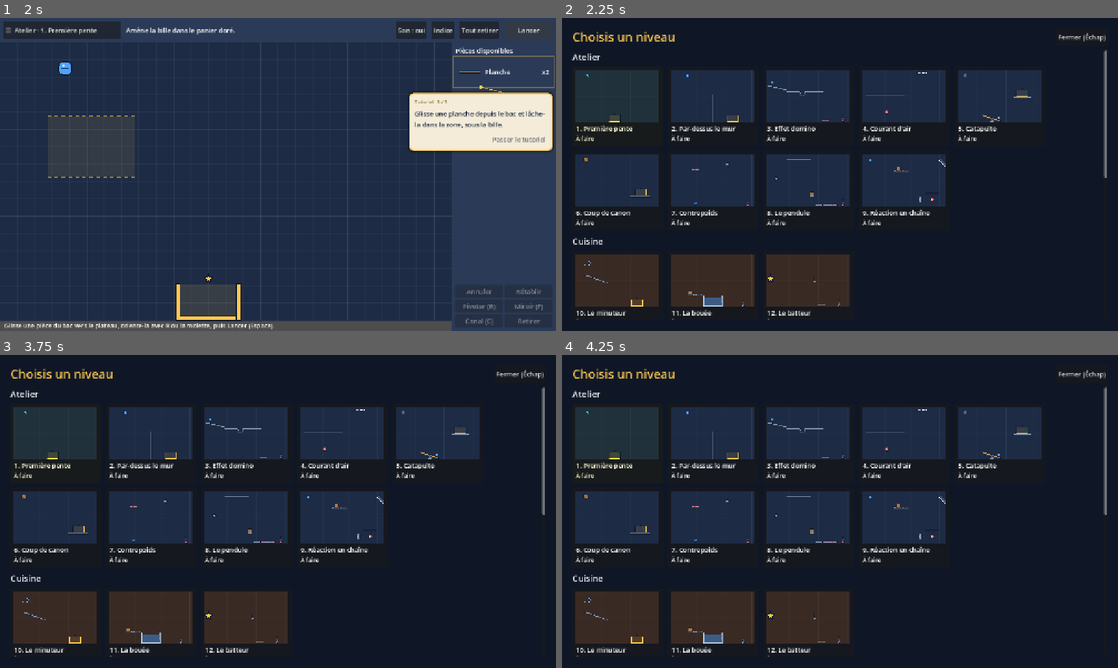
Above: before the commit, frames 1-4 (two rows, left to right).
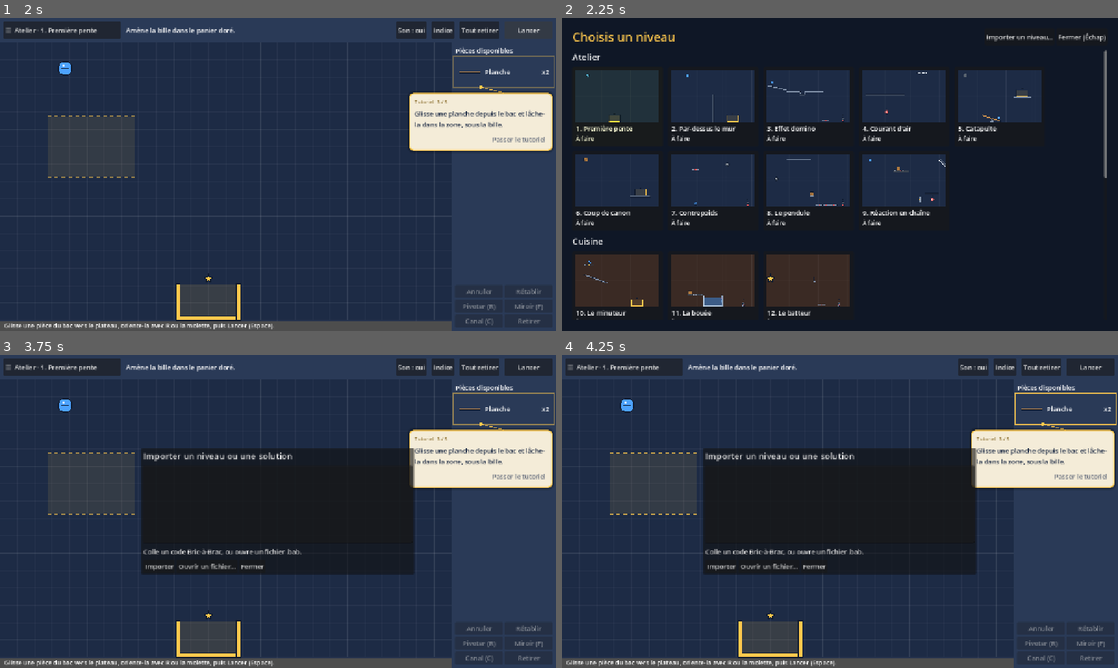
Above: after the commit, the same moments.

Repository: HackTechDev/bricabrac
Game: Godot game, scene res://scenes/main.tscn
Same seed, same stepped clock (60 frames per second), same inputs: the game is played once before the commit and once after it.
Inputs:
- Up to frame 1 (2 s): click "Lancer" at 0.5 s; click "Arrêter" at 1.25 s
- Up to frame 2 (2.25 s): click "☰ Atelier · 1. Première pente" at 2 s
- Up to frame 3 (3.75 s): click "Son : oui" at 2.75 s; click "Indice" at 3.5 s
- Up to frame 4 (4.25 s): no input

Frame 1 is identical in both runs. In frame 2, 0.1% of the frame differs, in the area x 76-89%, y 5-8%; in frame 3, 74%, in the area x 0-100%, y 0-100%; in frame 4, 74%.

Commit message:
Partage des niveaux et des solutions par code ou fichier
Co-Authored-By: Claude Opus 5.5 <noreply@anthropic.com>

Diff:
--- a/scripts/level_editor.gd
+++ b/scripts/level_editor.gd
@@ -9,6 +9,7 @@
 signal save_requested
 signal delete_requested
 signal reset_requested
+signal share_requested
 
 ## Identifiant du niveau personnel en cours d'édition ; vide pour un nouveau niveau.
 var custom_id := ""
@@ -52,6 +53,8 @@
 	new_button.pressed.connect(func() -> void: reset_requested.emit())
 	delete_button = _button(grid, "Supprimer", "Supprime ce niveau de « Mes niveaux ».")
 	delete_button.pressed.connect(func() -> void: delete_requested.emit())
+	var share_button := _button(self, "Partager le niveau…", "Code ou fichier à donner à d'autres joueurs. Le niveau doit être résolu.")
+	share_button.pressed.connect(func() -> void: share_requested.emit())
 	inventory_button.pressed.connect(open_inventory)
 	_build_dialog()
 
--- a/scripts/level_select.gd
+++ b/scripts/level_select.gd
@@ -4,6 +4,7 @@
 ## sont de vrais plateaux en miniature, rendus une seule fois à la première ouverture.
 
 signal chosen(index: int)
+signal import_requested
 
 const THUMB := Vector2(192, 118)
 const COLUMNS := 5
@@ -38,6 +39,13 @@
 	title.add_theme_color_override("font_color", Part.GOLD)
 	title.size_flags_horizontal = Control.SIZE_EXPAND_FILL
 	head.add_child(title)
+	var importer := Button.new()
+	importer.text = "Importer un niveau…"
+	importer.focus_mode = Control.FOCUS_NONE
+	importer.pressed.connect(func() -> void:
+		hide()
+		import_requested.emit())
+	head.add_child(importer)
 	var close := Button.new()
 	close.text = "Fermer (Échap)"
 	close.focus_mode = Control.FOCUS_NONE
--- a/scripts/main.gd
+++ b/scripts/main.gd
@@ -64,6 +64,9 @@
 var _wind_button: Button
 var _win_next: Button
 var _edit_button: Button
+var _share_solution: Button
+var share_dialog: ShareDialog
+var verifier: Verifier
 var _rope_preview: Line2D
 var _sound_button: Button
 var _mouse := Vector2.ZERO
@@ -102,6 +105,11 @@
 	tutorial.finished.connect(_on_tutorial_finished)
 	add_child(tutorial)
 	_build_win_overlay()
+	share_dialog = ShareDialog.new()
+	add_child(share_dialog)
+	share_dialog.import_requested.connect(import_code)
+	verifier = Verifier.new()
+	add_child(verifier)
 	_build_level_select()
 	editor.load_from(_editor_draft)
 	load_level(_first_unsolved())
@@ -127,6 +135,7 @@
 	add_child(_level_select)
 	_level_select.setup(levels)
 	_level_select.chosen.connect(load_level)
+	_level_select.import_requested.connect(func() -> void: share_dialog.show_import())
 
 
 func editor_index() -> int:
@@ -745,6 +754,7 @@
 	editor.save_requested.connect(_editor_save)
 	editor.delete_requested.connect(_editor_delete)
 	editor.reset_requested.connect(_editor_reset)
+	editor.share_requested.connect(_share_level)
 	editor.goal_button.pressed.connect(_toggle_goal)
 
 	col.add_child(HSeparator.new())
@@ -804,6 +814,10 @@
 	_win_next = Button.new()
 	_win_next.pressed.connect(func() -> void: load_level(_next_index()))
 	box.add_child(_win_next)
+	_share_solution = Button.new()
+	_share_solution.text = "Partager ma solution…"
+	_share_solution.pressed.connect(_share_my_solution)
+	box.add_child(_share_solution)
 	var again := Button.new()
 	again.text = "Revenir à l'atelier"
 	again.pressed.connect(toggle_run)
@@ -962,6 +976,7 @@
 	_refresh_level_picker()
 	board.sfx.play("win")
 	var next: Dictionary = levels[_next_index()]
+	_share_solution.visible = true
 	_win_next.text = "Ouvrir le bac à sable" if next.get("sandbox", false) \
 			else "Rejouer le premier niveau" if _next_index() == 0 else "Niveau suivant"
 	_win_overlay.show()
@@ -985,6 +1000,7 @@
 	_win_bonus.text = "Résolu ! Ton niveau peut se gagner avec %d pièce(s), en %s s.\nTu peux maintenant l'enregistrer et le partager." % [
 			board.placed.size(), String.num(board.elapsed, 1).replace(".", ",")]
 	board.sfx.play("win")
+	_share_solution.visible = false
 	_win_next.text = "Retour à l'éditeur"
 	_win_overlay.show()
 
@@ -1248,3 +1264,104 @@
 	editor.refresh()
 	_refresh_level_picker()
 	_refresh_controls()
+
+
+# --- Partage --------------------------------------------------------------------
+
+## Partage du niveau de l'éditeur : refusé tant que l'auteur ne l'a pas résolu.
+func _share_level() -> void:
+	if board.running:
+		return
+	var level: Variant = _editor_level(editor.custom_id if editor.custom_id != "" else "perso_%d" % int(Time.get_unix_time_from_system()))
+	if level is String:
+		_status.text = level
+		board.sfx.play("deny")
+		return
+	if not editor.is_proven(level):
+		_status.text = "Un niveau ne se partage qu'une fois résolu par son auteur : gagne-le d'abord avec « Essayer »."
+		board.sfx.play("deny")
+		return
+	if editor.name_edit.text.strip_edges() == "":
+		_status.text = "Donne un nom à ton niveau avant de le partager."
+		board.sfx.play("deny")
+		return
+	level.solution = editor.proof.solution
+	share_dialog.show_export("Partager « %s »" % level.name, Share.encode(Share.level_payload(level)), level.name)
+
+
+func _share_my_solution() -> void:
+	var level: Dictionary = levels[current]
+	share_dialog.show_export("Ma solution de « %s »" % level.name,
+			Share.encode(Share.solution_payload(level, board.layout())), "solution " + level.name)
+
+
+## Import d'un code collé ou lu dans un fichier : niveau (vérifié en rejouant sa solution) ou
+## solution d'un niveau existant.
+func import_code(code: String) -> void:
+	if verifier.busy:
+		return
+	var payload: Variant = Share.decode(code)
+	if payload is String:
+		share_dialog.message.text = payload
+		return
+	match payload.get("type", ""):
+		"level":
+			await _import_level(payload.get("level"))
+		"solution":
+			_import_solution(payload)
+		_:
+			share_dialog.message.text = "Code inconnu."
+
+
+func _import_level(raw: Variant) -> void:
+	var level: Variant = Share.clean_level(raw)
+	if level is String:
+		share_dialog.message.text = level
+		return
+	for other: Dictionary in custom_levels:
+		if LevelData.signature(other) == LevelData.signature(level):
+			share_dialog.message.text = "Ce niveau est déjà dans « Mes niveaux »."
+			return
+	share_dialog.message.text = "Vérification : la solution de l'auteur est rejouée…"
+	var reason: String = await verifier.verify(level)
+	if reason != "":
+		share_dialog.message.text = reason
+		return
+	var taken := {}
+	for other: Dictionary in levels:
+		taken[other.id] = true
+	if taken.has(level.id) or not level.id.begins_with("perso"):
+		level.id = "perso_%d" % absi(LevelData.signature(level))
+	level.merge({"world": "perso", "custom": true, "verified": true, "intro": level.goal_text,
+			"hint": "Niveau importé."}, true)
+	custom_levels.append(level)
+	_reload_level_list(func() -> int: return current)
+	share_dialog.hide()
+	for i in levels.size():
+		if levels[i].id == level.id:
+			load_level(i)
+	_status.text = "« %s » est importé dans « Mes niveaux ». À toi de le résoudre !" % level.name
+
+
+func _import_solution(payload: Dictionary) -> void:
+	var index := -1
+	for i in levels.size():
+		if levels[i].id == payload.get("level_id", ""):
+			index = i
+	if index < 0:
+		share_dialog.message.text = "Cette solution est pour un niveau que tu n'as pas."
+		return
+	if payload.get("signature", 0) != LevelData.signature(levels[index]):
+		share_dialog.message.text = "Cette solution est pour une autre version de ce niveau."
+		return
+	var layout: Variant = Share.clean_layout(payload.get("layout", []))
+	if layout == null:
+		share_dialog.message.text = "Solution illisible."
+		return
+	load_level(index)
+	board.clear_placed()
+	var dropped := board.restore_layout(layout)
+	_commit()
+	share_dialog.hide()
+	_status.text = "Solution chargée : lance la machine pour la voir." if dropped == 0 \
+			else "Solution chargée, sauf %d pièce(s) qui n'avaient pas leur place." % dropped
--- a/scripts/sfx.gd
+++ b/scripts/sfx.gd
@@ -8,6 +8,8 @@
 
 ## Nombre de demandes par son, y compris celles coupées par la limite de fréquence.
 var counts := {}
+## Plateau invisible (vérification d'un niveau importé) : aucun son.
+var silent := false
 
 static var _bank := {}
 
@@ -27,6 +29,8 @@
 
 func play(sound: String, volume := 1.0) -> void:
 	counts[sound] = counts.get(sound, 0) + 1
+	if silent:
+		return
 	var now := Time.get_ticks_msec()
 	if now - _last_played.get(sound, -1000) < MIN_INTERVAL_MS:
 		return
--- /dev/null
+++ b/scripts/share.gd
@@ -0,0 +1,142 @@
+class_name Share
+## Partage des niveaux et des solutions sous forme de code texte, à copier-coller ou à enregistrer
+## dans un fichier .bab. Le code est la sérialisation binaire de Godot (sans objets), compressée,
+## en base 64, précédée d'un préfixe de version.
+##
+## Tout ce qui est importé passe par `clean_level` ou `clean_layout` : seuls les champs connus, du
+## bon type et dans des bornes raisonnables sont gardés. Rien n'est exécuté.
+
+const PREFIX := "BAB1:"
+const MAX_BYTES := 262144
+const MAX_ENTRIES := 300
+const EXTENSION := "bab"
+
+## Champs admis dans une pièce, avec leur type.
+const FIELDS := {
+	"kind": TYPE_STRING, "id": TYPE_STRING, "pos": TYPE_VECTOR2, "rot": TYPE_FLOAT, "dir": TYPE_INT,
+	"channel": TYPE_INT, "len": TYPE_FLOAT, "slack": TYPE_FLOAT, "tension": TYPE_FLOAT,
+	"delay": TYPE_FLOAT, "goal": TYPE_BOOL, "locked": TYPE_BOOL, "from": TYPE_STRING,
+	"to": TYPE_STRING, "via": TYPE_ARRAY, "from_off": TYPE_VECTOR2, "to_off": TYPE_VECTOR2,
+	"vel": TYPE_VECTOR2,
+}
+
+
+static func encode(payload: Dictionary) -> String:
+	var raw := var_to_bytes(payload)
+	var packed := raw.compress(FileAccess.COMPRESSION_DEFLATE)
+	return PREFIX + Marshalls.raw_to_base64(packed)
+
+
+## Contenu d'un code, ou message d'erreur (String) s'il est illisible.
+static func decode(code: String) -> Variant:
+	var text := code.strip_edges().replace("\n", "").replace(" ", "")
+	if not text.begins_with(PREFIX):
+		return "Ce n'est pas un code Bric-à-Brac."
+	var body := text.substr(PREFIX.length())
+	var regex := RegEx.create_from_string("^[A-Za-z0-9+/]+={0,2}$")
+	if body.length() % 4 != 0 or regex.search(body) == null:
+		return "Code incomplet ou abîmé."
+	var packed := Marshalls.base64_to_raw(body)
+	if packed.is_empty():
+		return "Code incomplet ou abîmé."
+	var raw := packed.decompress_dynamic(MAX_BYTES, FileAccess.COMPRESSION_DEFLATE)
+	if raw.is_empty():
+		return "Code incomplet ou abîmé."
+	var value: Variant = bytes_to_var(raw)
+	if not value is Dictionary:
+		return "Code incomplet ou abîmé."
+	return value
+
+
+static func level_payload(level: Dictionary) -> Dictionary:
+	var copy := {}
+	for key: String in ["id", "name", "goal_text", "fixed", "inventory", "gravity", "wind", "solution"]:
+		if level.has(key):
+			copy[key] = level[key]
+	return {"type": "level", "level": copy}
+
+
+static func solution_payload(level: Dictionary, layout: Array) -> Dictionary:
+	return {"type": "solution", "level_id": level.id, "signature": LevelData.signature(level),
+			"layout": layout}
+
+
+## Pièce nettoyée, ou null si elle n'est pas acceptable.
+static func clean_entry(item: Variant) -> Variant:
+	if not item is Dictionary or not Catalog.INFO.has(item.get("kind", "")):
+		return null
+	var entry := {}
+	for key: String in item:
+		if not FIELDS.has(key):
+			continue
+		var value: Variant = item[key]
+		var wanted: int = FIELDS[key]
+		if wanted == TYPE_FLOAT and typeof(value) == TYPE_INT:
+			value = float(value)
+		if typeof(value) != wanted:
+			return null
+		if value is float and not is_finite(value):
+			return null
+		if value is Vector2 and not (value as Vector2).is_finite():
+			return null
+		if key == "via":
+			for v: Variant in value:
+				if not v is String:
+					return null
+		entry[key] = value
+	if not Catalog.is_link(entry.kind):
+		if not entry.has("pos"):
+			return null
+		var pos: Vector2 = entry.pos
+		if pos.x < -50.0 or pos.y < -50.0 or pos.x > Board.SIZE.x + 50.0 or pos.y > Board.SIZE.y + 50.0:
+			return null
+	return entry
+
+
+static func clean_layout(items: Variant) -> Variant:
+	if not items is Array or (items as Array).size() > MAX_ENTRIES:
+		return null
+	var result: Array = []
+	for item: Variant in items:
+		var entry: Variant = clean_entry(item)
+		if entry == null:
+			return null
+		result.append(entry)
+	return result
+
+
+## Niveau nettoyé, ou message d'erreur.
+static func clean_level(raw: Variant) -> Variant:
+	if not raw is Dictionary:
+		return "Niveau illisible."
+	var fixed: Variant = clean_layout(raw.get("fixed", []))
+	var solution: Variant = clean_layout(raw.get("solution", []))
+	if fixed == null or solution == null:
+		return "Le niveau contient des pièces inconnues ou mal décrites."
+	var inventory := {}
+	var given: Variant = raw.get("inventory", {})
+	if not given is Dictionary:
+		return "Inventaire illisible."
+	for kind: Variant in given:
+		var count: Variant = given[kind]
+		if not kind is String or not Catalog.INFO.has(kind) or not count is int or count < 0 or count > 99:
+			return "Inventaire illisible."
+		if count > 0:
+			inventory[kind] = count
+	var gravity: Variant = raw.get("gravity", 1.0)
+	var wind: Variant = raw.get("wind", Vector2.ZERO)
+	if not (gravity is float and gravity >= 0.0 and gravity <= 3.0 and wind is Vector2 and wind.length() <= 600.0):
+		return "Gravité ou vent hors des limites."
+	var text := func(key: String, fallback: String) -> String:
+		var value: Variant = raw.get(key, fallback)
+		return (value as String).left(80) if value is String and value.strip_edges() != "" else fallback
+	var level := {
+		"id": text.call("id", "importe"), "name": text.call("name", "Niveau importé"),
+		"goal_text": text.call("goal_text", "Atteins l'objectif."), "fixed": fixed,
+		"inventory": inventory, "gravity": gravity, "wind": wind, "solution": solution,
+	}
+	if not LevelData.has_goal(level):
+		return "Ce niveau n'a pas d'objectif."
+	if (solution as Array).is_empty():
+		return "Ce niveau n'a pas été résolu par son auteur : il ne peut pas être importé."
+	return level
--- /dev/null
+++ b/scripts/share_dialog.gd
@@ -0,0 +1,109 @@
+class_name ShareDialog
+extends PopupPanel
+## Fenêtre de partage : affiche un code à copier ou à enregistrer dans un fichier, ou reçoit un
+## code collé ou lu dans un fichier pour l'importer.
+
+signal import_requested(code: String)
+
+var title_label: Label
+var code_edit: TextEdit
+var message: Label
+var _copy: Button
+var _save: Button
+var _import: Button
+var _open: Button
+var _files: FileDialog
+var _filename := "niveau"
+
+
+func _init() -> void:
+	var col := VBoxContainer.new()
+	col.custom_minimum_size = Vector2(620, 0)
+	col.add_theme_constant_override("separation", 8)
+	add_child(col)
+	title_label = Label.new()
+	title_label.add_theme_font_size_override("font_size", 20)
+	col.add_child(title_label)
+	code_edit = TextEdit.new()
+	code_edit.custom_minimum_size = Vector2(600, 180)
+	code_edit.wrap_mode = TextEdit.LINE_WRAPPING_BOUNDARY
+	col.add_child(code_edit)
+	message = Label.new()
+	message.autowrap_mode = TextServer.AUTOWRAP_WORD_SMART
+	message.custom_minimum_size.x = 600
+	col.add_child(message)
+	var row := HBoxContainer.new()
+	col.add_child(row)
+	_copy = _button(row, "Copier le code", func() -> void:
+		DisplayServer.clipboard_set(code_edit.text)
+		message.text = "Code copié : colle-le où tu veux pour le partager.")
+	_save = _button(row, "Enregistrer dans un fichier…", func() -> void: _browse(FileDialog.FILE_MODE_SAVE_FILE))
+	_import = _button(row, "Importer", func() -> void: import_requested.emit(code_edit.text))
+	_open = _button(row, "Ouvrir un fichier…", func() -> void: _browse(FileDialog.FILE_MODE_OPEN_FILE))
+	_button(row, "Fermer", hide)
+	_files = FileDialog.new()
+	_files.access = FileDialog.ACCESS_FILESYSTEM
+	_files.use_native_dialog = false
+	_files.filters = PackedStringArray(["*.%s ; Bric-à-Brac" % Share.EXTENSION])
+	_files.file_selected.connect(_on_file)
+	add_child(_files)
+
+
+func _button(row: Control, text: String, action: Callable) -> Button:
+	var b := Button.new()
+	b.text = text
+	b.focus_mode = Control.FOCUS_NONE
+	b.pressed.connect(action)
+	row.add_child(b)
+	return b
+
+
+func show_export(title: String, code: String, filename: String) -> void:
+	title_label.text = title
+	code_edit.text = code
+	code_edit.editable = false
+	_filename = filename
+	message.text = "Copie ce code ou enregistre-le dans un fichier .%s." % Share.EXTENSION
+	_set_mode(true)
+	popup_centered()
+
+
+func show_import() -> void:
+	title_label.text = "Importer un niveau ou une solution"
+	code_edit.text = ""
+	code_edit.editable = true
+	message.text = "Colle un code Bric-à-Brac, ou ouvre un fichier .%s." % Share.EXTENSION
+	_set_mode(false)
+	popup_centered()
+
+
+func _set_mode(exporting: bool) -> void:
+	_copy.visible = exporting
+	_save.visible = exporting
+	_import.visible = not exporting
+	_open.visible = not exporting
+
+
+func _browse(mode: FileDialog.FileMode) -> void:
+	_files.file_mode = mode
+	_files.title = "Enregistrer le code" if mode == FileDialog.FILE_MODE_SAVE_FILE else "Ouvrir un code"
+	_files.current_file = "%s.%s" % [_filename.validate_filename(), Share.EXTENSION] \
+			if mode == FileDialog.FILE_MODE_SAVE_FILE else ""
+	_files.popup_centered(Vector2i(760, 480))
+
+
+func _on_file(path: String) -> void:
+	if _files.file_mode == FileDialog.FILE_MODE_SAVE_FILE:
+		message.text = "Enregistré dans %s." % path if save_to(path) else "Impossible d'écrire %s." % path
+	else:
+		var text := FileAccess.get_file_as_string(path)
+		code_edit.text = text
+		import_requested.emit(text)
+
+
+func save_to(path: String) -> bool:
+	var file := FileAccess.open(path, FileAccess.WRITE)
+	if file == null:
+		return false
+	file.store_string(code_edit.text + "\n")
+	return true
--- /dev/null
+++ b/scripts/verifier.gd
@@ -0,0 +1,39 @@
+class_name Verifier
+extends Node
+## Rejoue la solution d'un niveau importé sur un plateau invisible, dans son propre monde
+## physique : le niveau n'est accepté que si cette solution respecte l'inventaire et gagne.
+
+const TIMEOUT := 30.0
+
+var busy := false
+
+
+## Chaîne vide si la solution gagne, sinon la raison du refus.
+func verify(level: Dictionary) -> String:
+	busy = true
+	var viewport := SubViewport.new()
+	viewport.size = Vector2i(Board.SIZE)
+	viewport.render_target_update_mode = SubViewport.UPDATE_DISABLED
+	add_child(viewport)
+	var board := Board.new()
+	viewport.add_child(board)
+	board.sfx.silent = true
+	board.load_level(level.duplicate(true))
+	var reason := ""
+	for part: Part in board.apply_layout(level.get("solution", [])):
+		if board.remaining(part.kind) < 0:
+			reason = "La solution utilise plus de pièces que l'inventaire n'en offre."
+		elif not part is RopePart and not board.is_valid(part):
+			reason = "La solution pose une pièce là où elle n'a pas la place."
+	if reason == "":
+		board.start()
+		var ticks := int(TIMEOUT * Engine.physics_ticks_per_second)
+		for i in ticks:
+			await get_tree().physics_frame
+			if board.has_won:
+				break
+		if not board.has_won:
+			reason = "La solution fournie ne gagne pas : le niveau est refusé."
+	viewport.queue_free()
+	busy = false
+	return reason
--- a/tests/test_ui.gd
+++ b/tests/test_ui.gd
@@ -85,6 +85,7 @@
 	await _test_level_select()
 	await _test_elastic_tool()
 	await _test_editor()
+	await _test_share()
 
 	_finish("INTERFACE OK")
 
@@ -561,3 +562,72 @@
 	main._editor_delete()
 	_check("niveau personnel : supprimé", main.custom_levels.is_empty())
 	main._editor_reset()
+
+
+## Partage : un niveau résolu donne un code ; ce code, réimporté, est vérifié en rejouant la
+## solution de l'auteur. Les codes abîmés, les niveaux non résolus ou dont la solution ne gagne pas
+## sont refusés. Une solution partagée se recharge dans son niveau.
+func _test_share() -> void:
+	var board: Board = main.board
+	main.load_level(main.editor_index())
+	await _steps(2)
+	main._editor_reset()
+	board.place("ball", Vector2(150, 60))
+	main._select(board.place("basket", Vector2(480, 590)))
+	main._toggle_goal()
+	(main.editor._spins["plank"] as SpinBox).value = 1
+	main.editor.name_edit.text = "Niveau partagé"
+	main._commit()
+	main._share_level()
+	_check("partage : refusé avant résolution", not main.share_dialog.visible and main._status.text.contains("résolu"))
+	main._editor_try()
+	board.apply_layout([{"kind": "plank", "pos": Vector2(190, 240), "rot": 30.0}])
+	main.toggle_run()
+	for i in 600:
+		await physics_frame
+		if main._win_overlay.visible:
+			break
+	main.load_level(main.editor_index())
+	await _steps(2)
+	main._share_level()
+	var code: String = main.share_dialog.code_edit.text
+	_check("partage : code produit", main.share_dialog.visible and code.begins_with(Share.PREFIX))
+	_check("partage : enregistré dans un fichier", main.share_dialog.save_to("user://test_partage.bab")
+			and FileAccess.get_file_as_string("user://test_partage.bab").strip_edges() == code)
+	main.share_dialog.hide()
+
+	main.share_dialog.show_import()
+	await main.import_code("n'importe quoi")
+	_check("import : code invalide refusé", main.share_dialog.message.text.contains("pas un code"))
+	await main.import_code(code.left(40))
+	_check("import : code tronqué refusé", main.custom_levels.is_empty())
+	var payload: Dictionary = Share.decode(code)
+	payload.level.solution = []
+	await main.import_code(Share.encode(payload))
+	_check("import : niveau non résolu refusé", main.share_dialog.message.text.contains("pas été résolu"))
+	payload = Share.decode(code)
+	payload.level.solution[0].pos = Vector2(800, 240)
+	await main.import_code(Share.encode(payload))
+	_check("import : solution perdante refusée", main.share_dialog.message.text.contains("ne gagne pas"))
+	payload = Share.decode(code)
+	payload.level.fixed[0]["kind"] = "fusée"
+	await main.import_code(Share.encode(payload))
+	_check("import : pièce inconnue refusée", main.share_dialog.message.text.contains("inconnues"))
+	await main.import_code(FileAccess.get_file_as_string("user://test_partage.bab"))
+	_check("import : niveau vérifié puis ajouté", main.custom_levels.size() == 1
+			and main.levels[main.current].get("custom", false) and main.custom_levels[0].verified)
+	_check("import : jouable", board.remaining("plank") == 1 and main._goal_label.text != "")
+	await main.import_code(code)
+	_check("import : pas de doublon", main.custom_levels.size() == 1)
+
+	var pente: Dictionary = main.levels[0]
+	var solution_code := Share.encode(Share.solution_payload(pente, pente.solution))
+	main.load_level(1)
+	await _steps(2)
+	await main.import_code(solution_code)
+	_check("solution : chargée dans son niveau", main.current == 0 and board.layout().size() == 1
+			and board.placed[0].pos == pente.solution[0].pos)
+	main.editor.custom_id = main.custom_levels[0].id
+	main._editor_delete()
+	main.load_level(main.editor_index())
+	main._editor_reset()
Not shown, added: scripts/share.gd.uid
Not shown, added: scripts/share_dialog.gd.uid
Not shown, added: scripts/verifier.gd.uid
Not shown, changed: IMPROVEMENTS.md
Not shown, changed: TUTORIAL.md
